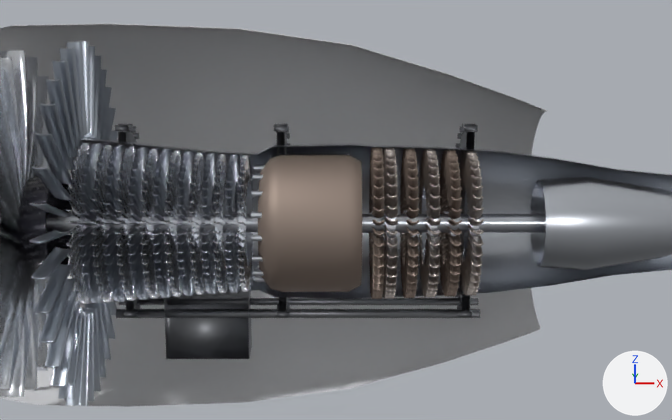
A saved change to the Blender file blender/jet_engine_cutaway.blend.
Rendered twice from the file's camera 'Camera'. Arrows for +X, +Y and +Z are at lower right; the lights stay in place. The first picture is the older version.

Objects in the first picture: 'Core_Casing', 'Engine_Detail', 'Exhaust_Plug', 'Fan', 'IN_LinerOuter', 'IN_OGV', 'IN_TurbNGV_1', 'IN_TurbNGV_2', 'IN_TurbRotor_1', 'Nacelle', 'Shaft', 'Spinner' and 27 more.
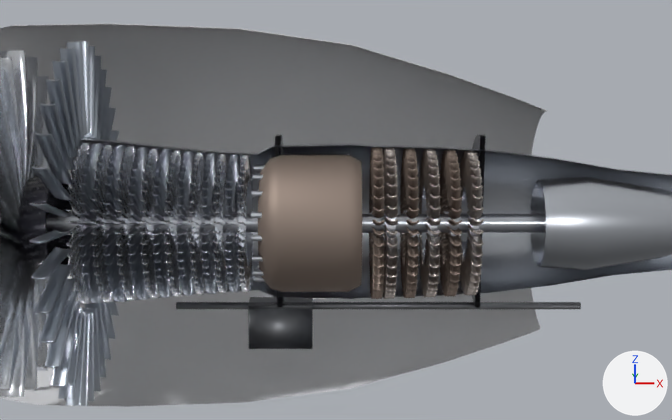
Boxes (x1, y1, x2, y2) around the edits, measured in the pictures (672 x 420 px; the box of a moved part takes in the faces that stretch with it):
'Engine_Detail', reshaped (11% wider, 9% shorter)
    before: (115, 124, 480, 359)
    after: (176, 135, 581, 349)
part 1 of me_engine_detail, moved or reshaped
    before: (164, 290, 252, 359)
    after: (248, 297, 313, 349)
part 2 of me_engine_detail, added
    after: (176, 302, 581, 309)
part 3 of me_engine_detail, added
    after: (275, 135, 284, 308)
part 4 of me_engine_detail, added
    after: (472, 135, 485, 308)
part 5 of me_engine_detail, deleted
    before: (115, 124, 480, 318)

What changed in the scene script:
```text
Change me_engine_detail:
    used by ob_engine_detail; location = (0.0, 0.0, 0.0)
    remove me_engine_detail.from_pydata(...)  # 1966 vertices, 1081 faces; spans x 0.95..3.35, y 0.0..0.64, z -0.93..0.64
    add me_engine_detail.from_pydata(...)  # 108 vertices, 59 faces; spans x 1.35..4.01, y 0.0..0.57, z -0.86..0.57
    me_engine_detail part 1: the loose piece of 8 vertices spanning x 1.27..1.82, y 0.0..0.23, z -0.93..-0.51 is scaled about its middle by (0.764, 0.783, 0.714), then moved by (0.48, -0.03, 0.01)
    me_engine_detail part 2: a new loose piece, a 24-sided cylinder along x spanning x 1.347..4.013, y 0.036..0.084, z -0.603..-0.555, in mat_m_detail (grey #8e9095)
    me_engine_detail part 3: a new loose piece of 26 vertices spanning x 2.02..2.05, y 0.0..0.57, z -0.57..0.57, in mat_m_detail (grey #8e9095)
    me_engine_detail part 4: a new loose piece of 26 vertices spanning x 3.31..3.34, y 0.0..0.57, z -0.57..0.57, in mat_m_detail (grey #8e9095)
    me_engine_detail part 5: 53 loose pieces with 1958 vertices, spanning x 0.95..3.35, y 0.0..0.64, z -0.66..0.64, are deleted
```
